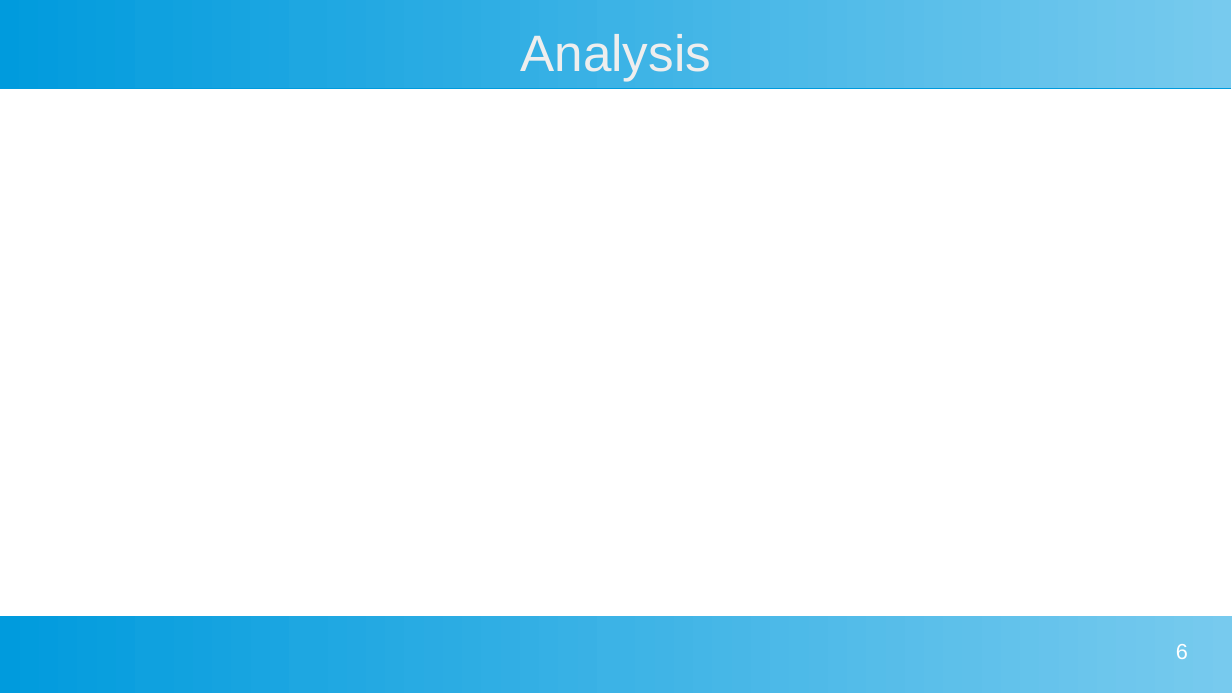
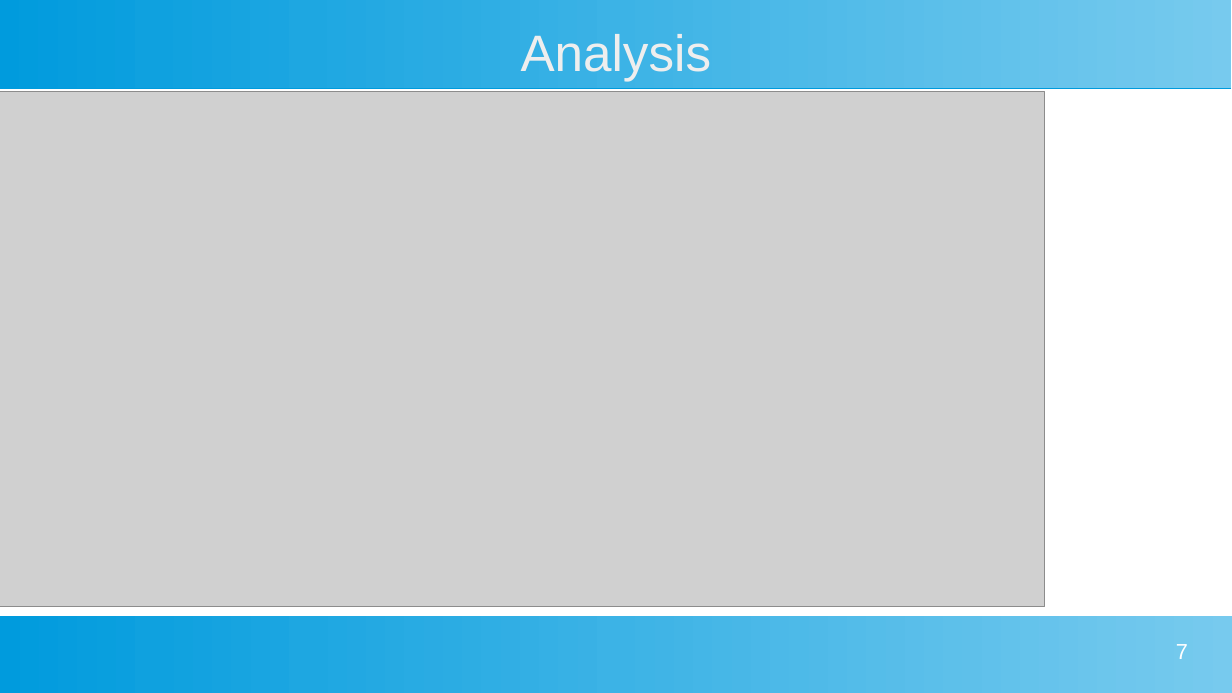
Before and after one commit to MarkS5001/GIXRD-Thesis, a slide deck: slide 7 of Thesis Defense Presentation.odp (slide 6 before the commit). Drawn at 1232x693 pixels with LibreOffice and Linux fonts; fonts in the diff are those of the drawing; grey boxes stand for pictures. Boxes give left, top, right and bottom in pixels: in the first picture for what was removed or moved away, otherwise in the second. Text is boxed around its words. In the diff, an @@ line names an element or a change of style, - is before the commit and + after.

Commit message:
Added pictures to talk about for the analysis slides

```diff
--- a/Thesis Defense Presentation.odp
+++ b/Thesis Defense Presentation.odp
@@ picture added at [0, 92, 1045, 607] @@
@@ page number at [1176, 644, 1188, 659]: text changed @@
-6
+7
```
Also in this commit, not shown: 1 slide added.
